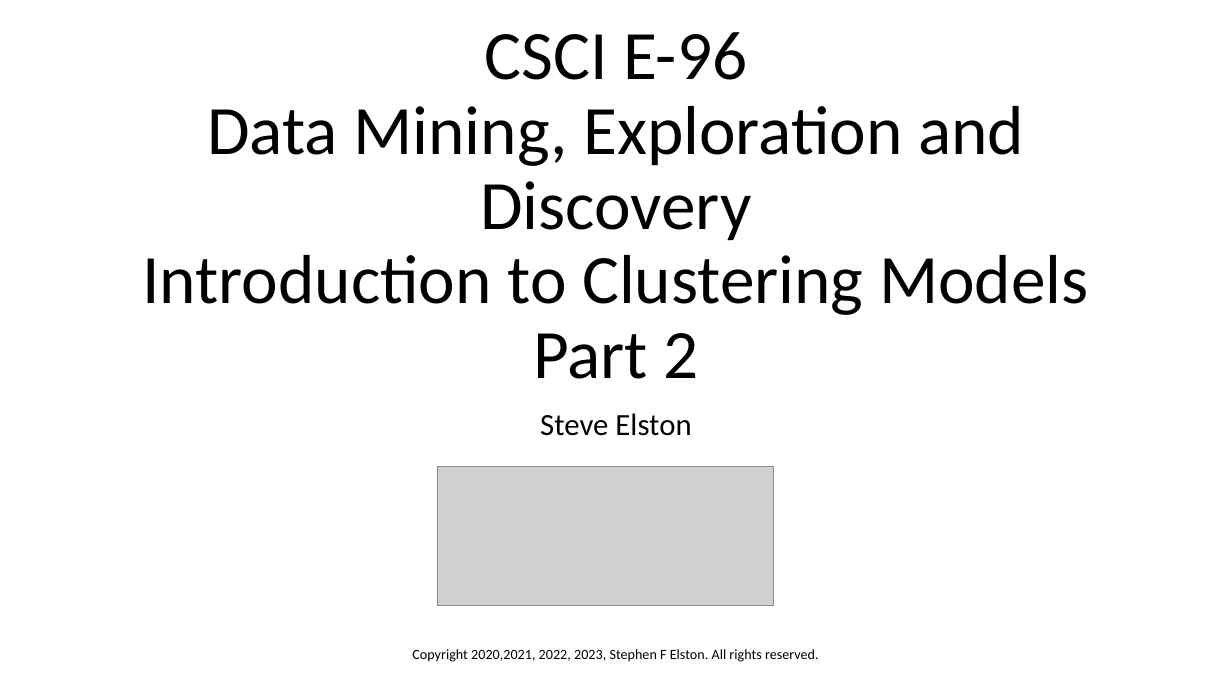
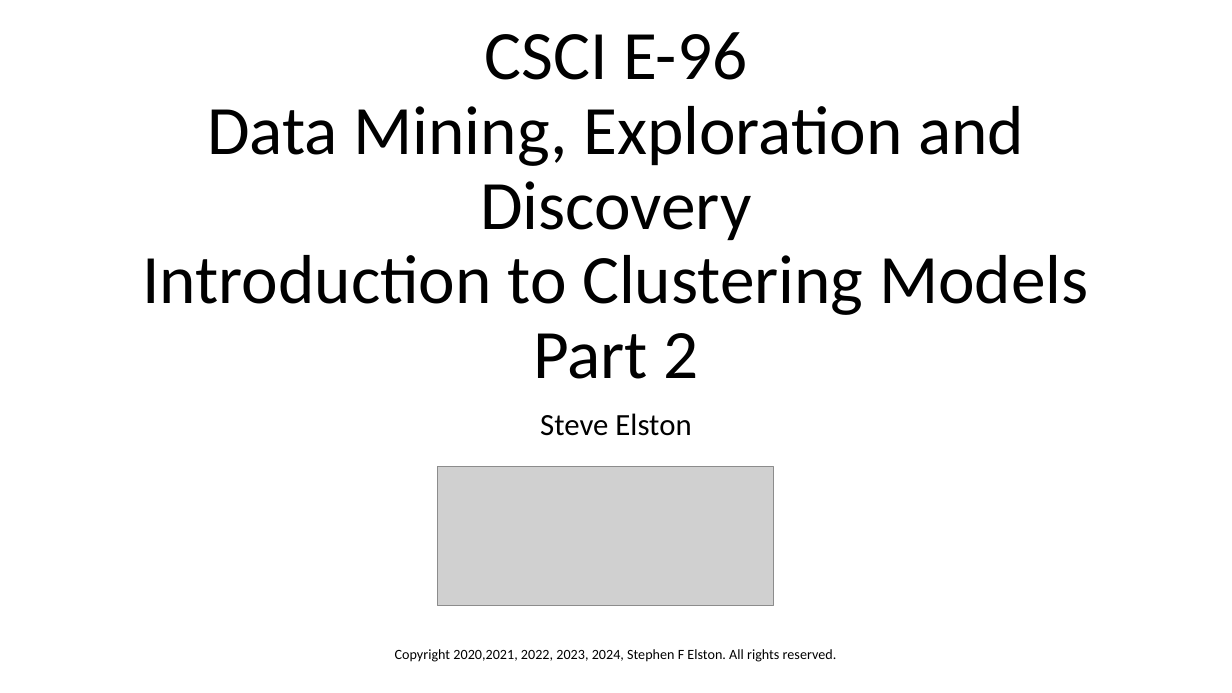
Before and after one commit to StephenElston/CSCI-E-108, a slide deck: slide 1 of slides/10_IntroductionToClustering_Part2.pptx. Drawn at 1232x693 pixels with LibreOffice and Linux fonts; fonts in the diff are those of the drawing; grey boxes stand for pictures. Boxes give left, top, right and bottom in pixels: in the first picture for what was removed or moved away, otherwise in the second. Text is boxed around its words. In the diff, an @@ line names an element or a change of style, - is before the commit and + after.

Commit message:
Fixed small typos in slides

```diff
--- a/slides/10_IntroductionToClustering_Part2.pptx
+++ b/slides/10_IntroductionToClustering_Part2.pptx
@@ text at bbox=[395, 649, 837, 662]: text changed @@
-Copyright 2020,2021, 2022, 2023, Stephen F Elston. All rights reserved.
+Copyright 2020,2021, 2022, 2023, 2024, Stephen F Elston. All rights reserved.
```
Also in this commit, not shown: 1 other slide changed.
